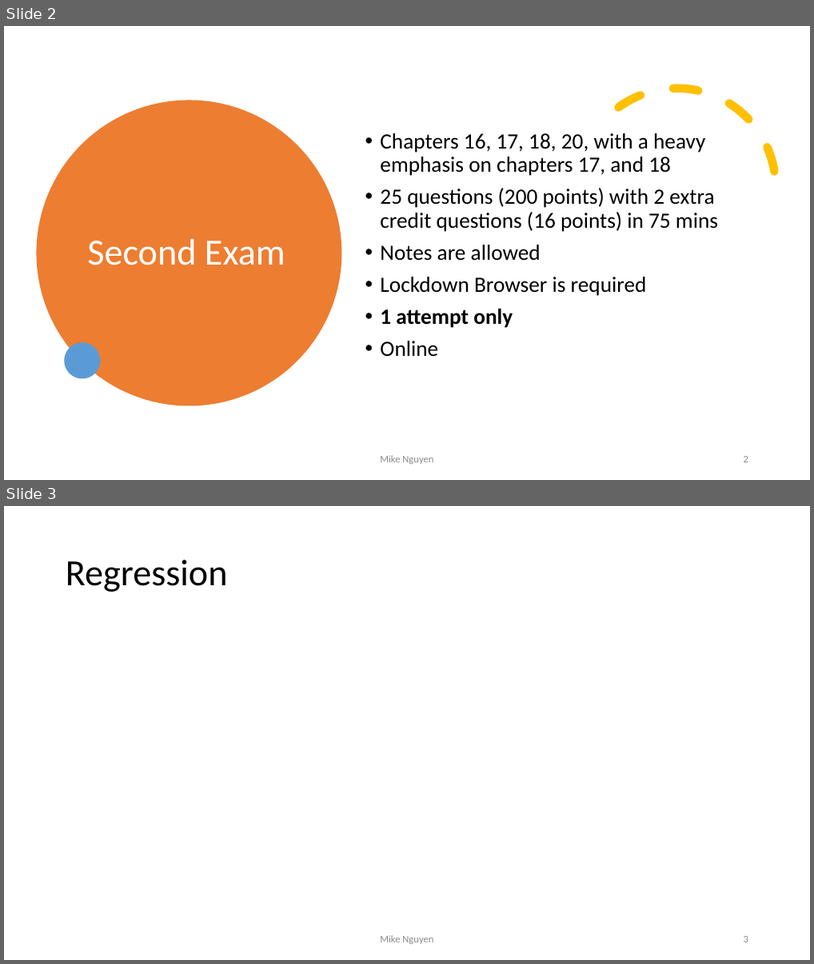
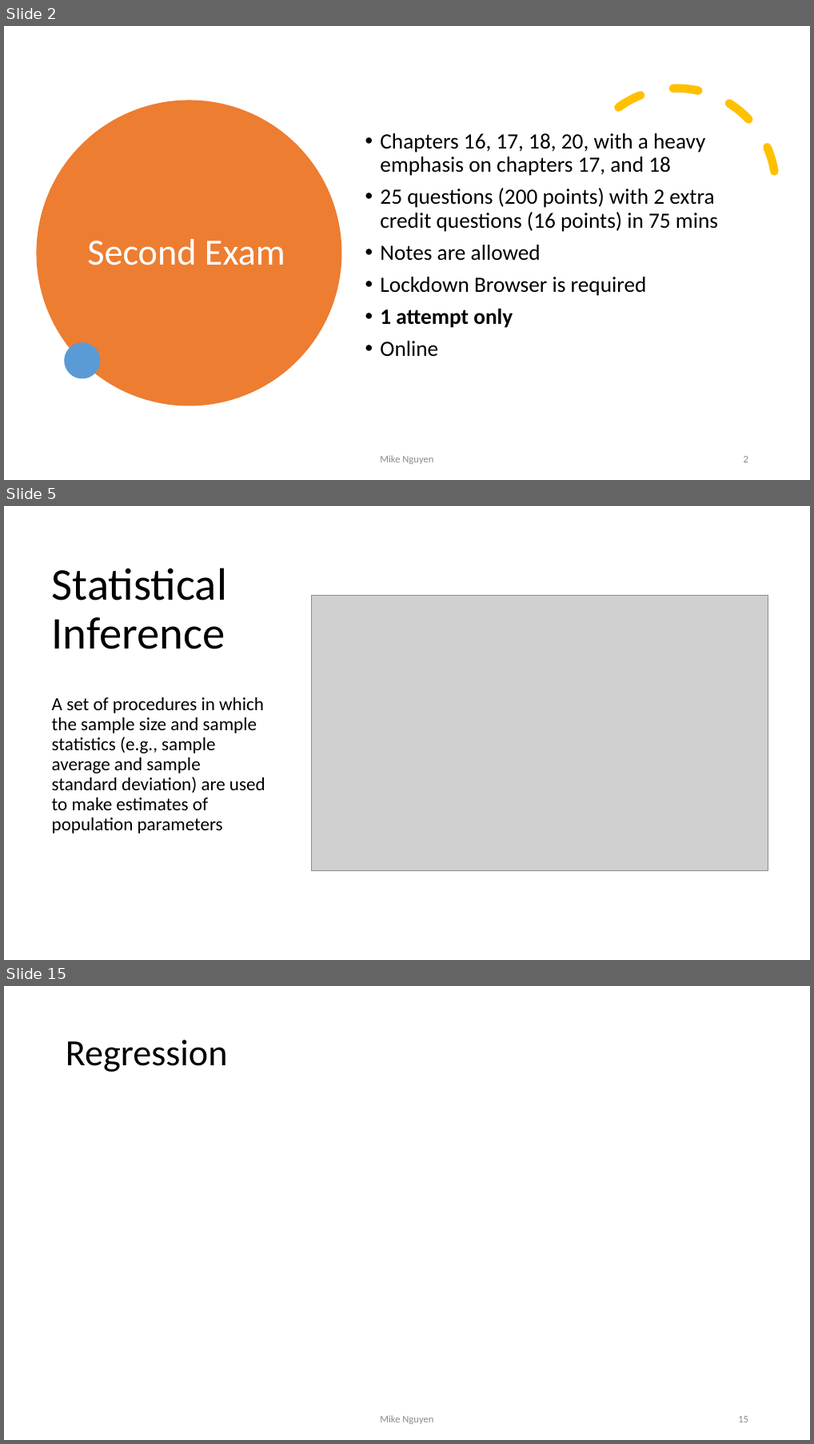
Before and after one commit to mikenguyen13/mar4050, a slide deck: lectures/14/2_Review.pptx. Shown one above the other, each under a label of ours: slides 2 and 3 before the commit, slides 2, 5 and 15 after it; the slides between them are not shown. The pictures are 814x964 and 814x1444 pixels, drawn with LibreOffice and Linux fonts; fonts in the diff are those of the drawing; grey boxes stand for pictures. Boxes give left, top, right and bottom in pixels: in the first picture for what was removed or moved away, otherwise in the second. Text is boxed around its words. In the diff, an @@ line names an element or a change of style, - is before the commit and + after.

```diff
--- a/lectures/14/2_Review.pptx
+++ b/lectures/14/2_Review.pptx
@@ slide 5 added at (4,506,810,960), background #FFFFFF @@
@@ title added at (52,568,227,649), 54 pt, text #000000 @@
+Statistical Inference
@@ picture added at (312,596,769,871) @@
@@ text added at (52,697,266,833), 22 pt, text #000000 @@
+A set of procedures in which the sample size and sample statistics (e.g., sample average and sample standard deviation) are used to make estimates of population parameters
@@ what was slide 3 is now slide 15 @@
@@ page number at (738,1416,749,1422): text changed @@
-3
+15
```
Also in this commit, not shown: 12 other slides added, 15 other files.
